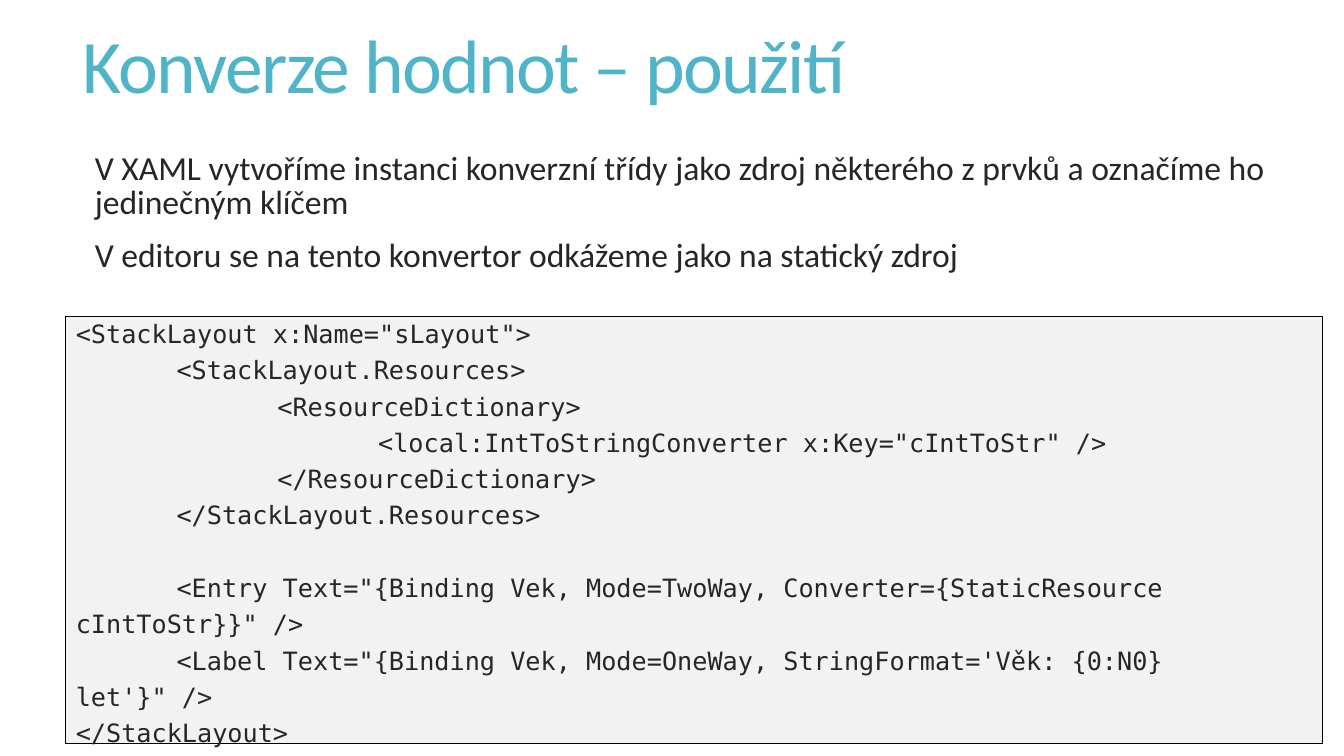
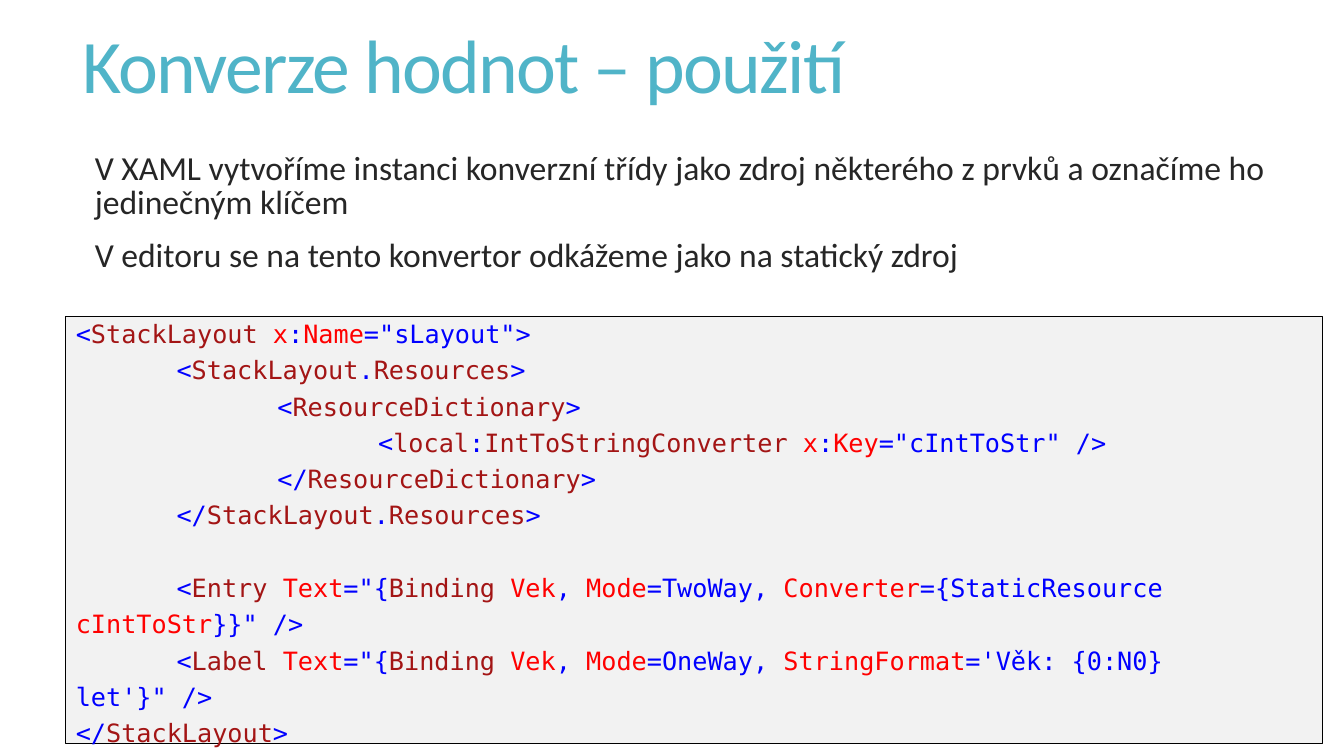
Before and after one commit to PetrVobornik/prednasky, a slide deck: slide 9 of Xamarin.Forms/05-VazaniDat/vazani-dat.ppsx. Drawn at 1344x756 pixels with LibreOffice and Linux fonts; fonts in the diff are those of the drawing. Boxes give left, top, right and bottom in pixels: in the first picture for what was removed or moved away, otherwise in the second. Text is boxed around its words. In the diff, an @@ line names an element or a change of style, - is before the commit and + after.

```diff
--- a/Xamarin.Forms/05-VazaniDat/vazani-dat.ppsx
+++ b/Xamarin.Forms/05-VazaniDat/vazani-dat.ppsx
@@ rectangle "<StackLayout x:Name="sLayout">" at (66,317,1323,744): text colour #262626 to #0000FF in "<StackLayout x:Name="sLayout">", "<StackLayout.Resources>", "<ResourceDictionary>", "<local:IntToStringConverter x:Key="cIntToStr" />" and 5 more places; text colour #262626 to #A31515 in "<StackLayout", "<StackLayout.Resources>", "<ResourceDictionary>", "<local:IntToStringConverter" and 5 more places; text colour #262626 to #FF0000 in "x:Name="sLayout">", "x:Key="cIntToStr"", "Text="{Binding Vek, Mode=TwoWay, Converter={StaticResource c ...", "Text="{Binding Vek, Mode=OneWay, StringFormat='Věk:" @@
```
Also in this commit, not shown: 8 other slides changed, 6 other files.
